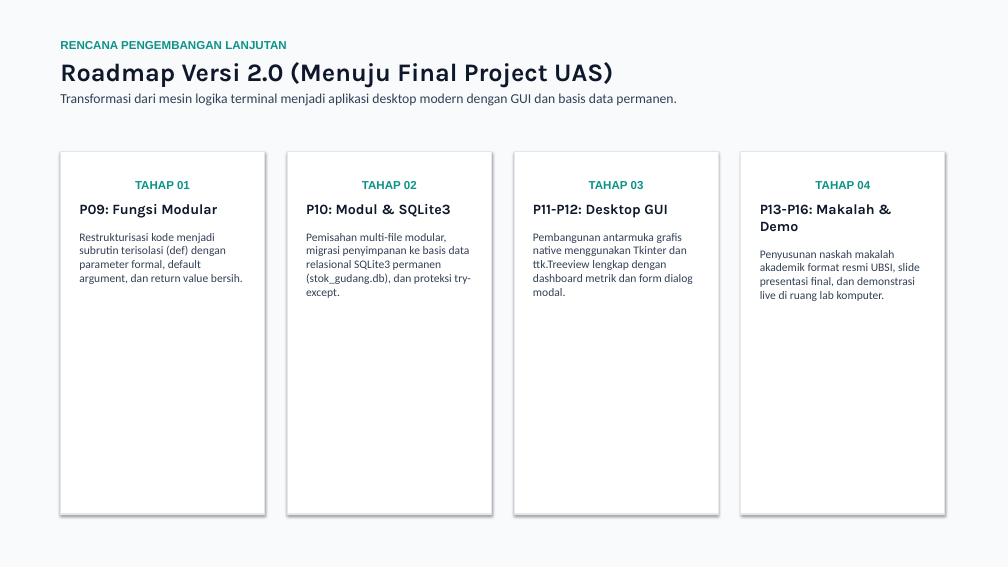
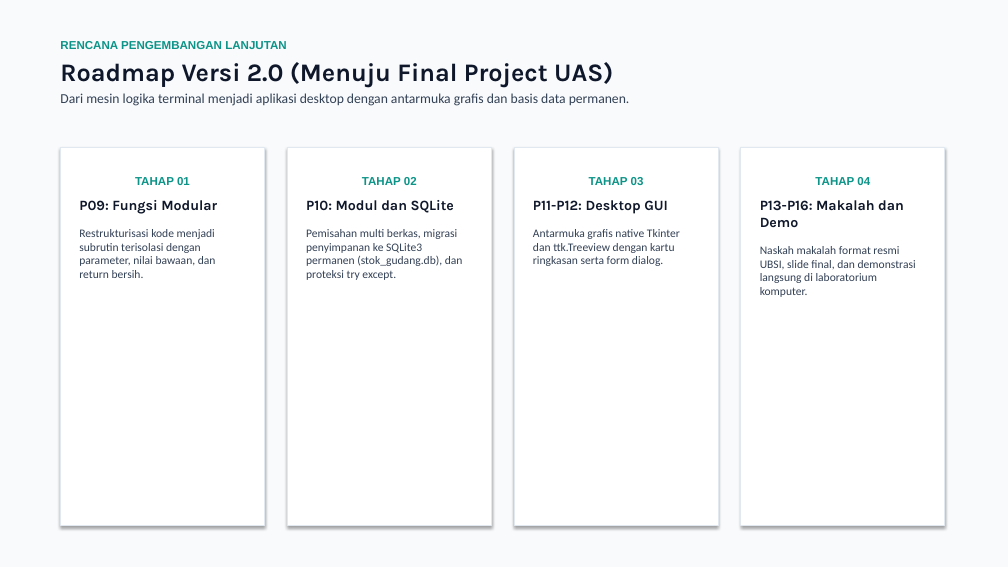
Before and after one commit to Curzyori/Stokku-Desktop, a slide deck: slide 9 of docs/presentasi/STOKKU_DESKTOP_PROGRES_P7.pptx (slide 7 before the commit). Drawn at 1008x567 pixels with LibreOffice and Linux fonts; fonts in the diff are those of the drawing. Boxes give left, top, right and bottom in pixels: in the first picture for what was removed or moved away, otherwise in the second. Text is boxed around its words. In the diff, an @@ line names an element or a change of style, - is before the commit and + after.

Commit message:
feat: susun ulang deck presentasi 10 slide dengan slide kosong, slide judul, dan dokumentasi kegiatan

```diff
--- a/docs/presentasi/STOKKU_DESKTOP_PROGRES_P7.pptx
+++ b/docs/presentasi/STOKKU_DESKTOP_PROGRES_P7.pptx
@@ text at box(60, 93, 630, 106): text changed @@
-Transformasi dari mesin logika terminal menjadi aplikasi desktop modern dengan GUI dan basis data permanen.
+Dari mesin logika terminal menjadi aplikasi desktop dengan antarmuka grafis dan basis data permanen.
@@ rectangle "TAHAP 01": place and size @@
-rectangle "TAHAP 01" at box(60, 151, 265, 514)
+rectangle "TAHAP 01" at box(60, 147, 265, 526)
@@ rectangle "TAHAP 02": place and size @@
-rectangle "TAHAP 02" at box(287, 151, 492, 514)
+rectangle "TAHAP 02" at box(287, 147, 492, 526)
@@ rectangle "TAHAP 03": place and size @@
-rectangle "TAHAP 03" at box(514, 151, 718, 514)
+rectangle "TAHAP 03" at box(514, 147, 718, 526)
@@ rectangle "TAHAP 04": place and size @@
-rectangle "TAHAP 04" at box(741, 151, 945, 514)
+rectangle "TAHAP 04" at box(741, 147, 945, 526)
@@ text in rectangle at box(306, 200, 463, 280): text changed @@
-P10: Modul & SQLite3
-Pemisahan multi-file modular, migrasi penyimpanan ke basis data relasional SQLite3 permanen (stok_gudang.db), dan proteksi try-except.
+P10: Modul dan SQLite
+Pemisahan multi berkas, migrasi penyimpanan ke SQLite3 permanen (stok_gudang.db), dan proteksi try except.
@@ text in rectangle at box(760, 200, 916, 297): text changed @@
-P13-P16: Makalah & Demo
-Penyusunan naskah makalah akademik format resmi UBSI, slide presentasi final, dan demonstrasi live di ruang lab komputer.
+P13-P16: Makalah dan Demo
+Naskah makalah format resmi UBSI, slide final, dan demonstrasi langsung di laboratorium komputer.
@@ text in rectangle at box(79, 229, 216, 278): text changed @@
-Restrukturisasi kode menjadi subrutin terisolasi (def) dengan parameter formal, default argument, dan return value bersih.
+Restrukturisasi kode menjadi subrutin terisolasi dengan parameter, nilai bawaan, dan return bersih.
@@ text in rectangle at box(533, 229, 680, 266): text changed @@
-Pembangunan antarmuka grafis native menggunakan Tkinter dan ttk.Treeview lengkap dengan dashboard metrik dan form dialog modal.
+Antarmuka grafis native Tkinter dan ttk.Treeview dengan kartu ringkasan serta form dialog.
```
Also in this commit, not shown: 7 other slides changed, 2 slides added, 7 other files.
